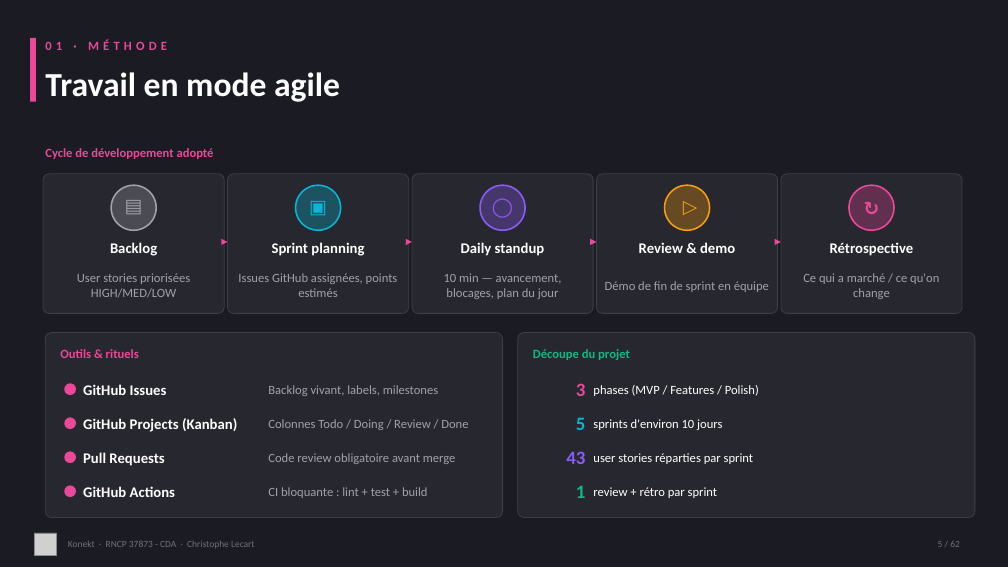
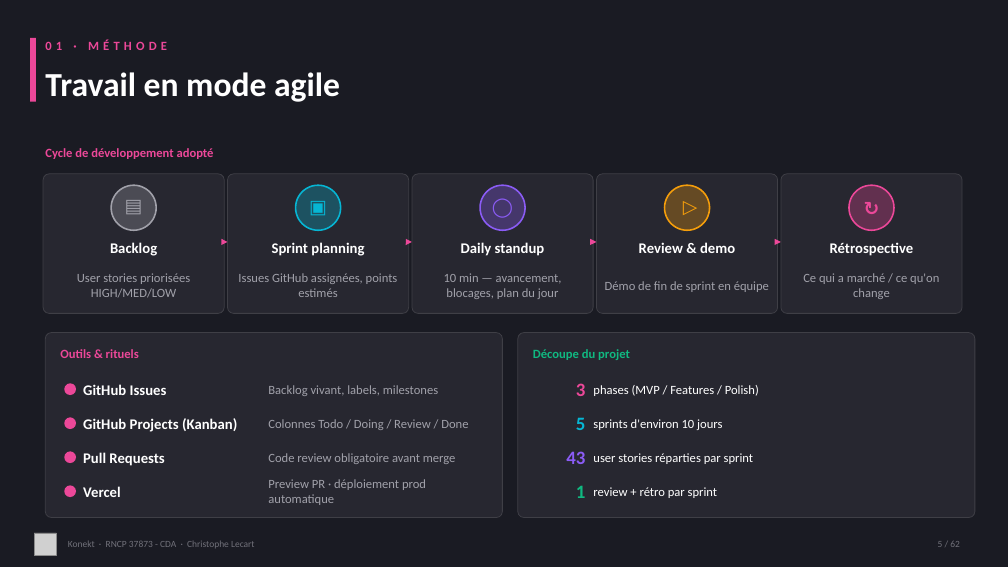
Before and after one commit to CLecart/social-network, a slide deck: slide 5 of dossier-certification/00-presentation/Konekt_RNCP_37873_Support_Visuel.pptx. Drawn at 1008x567 pixels with LibreOffice and Linux fonts; fonts in the diff are those of the drawing; grey boxes stand for pictures. Boxes give left, top, right and bottom in pixels: in the first picture for what was removed or moved away, otherwise in the second. Text is boxed around its words. In the diff, an @@ line names an element or a change of style, - is before the commit and + after.

```diff
--- a/dossier-certification/00-presentation/Konekt_RNCP_37873_Support_Visuel.pptx
+++ b/dossier-certification/00-presentation/Konekt_RNCP_37873_Support_Visuel.pptx
@@ text at <box>268,479,426,505</box>: text changed @@
-CI bloquante : lint + test + build
+Preview PR · déploiement prod automatique
@@ text at <box>83,486,121,497</box>: text changed @@
-GitHub Actions
+Vercel
```
Also in this commit, not shown: 9 other slides changed, 1 slide added, 1 slide removed.
